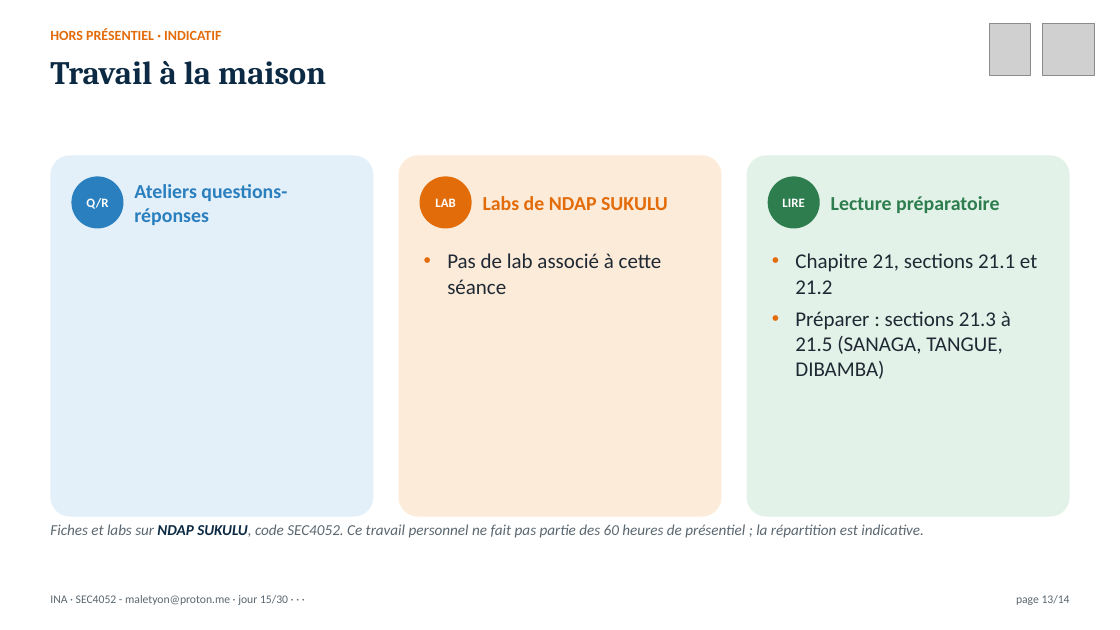
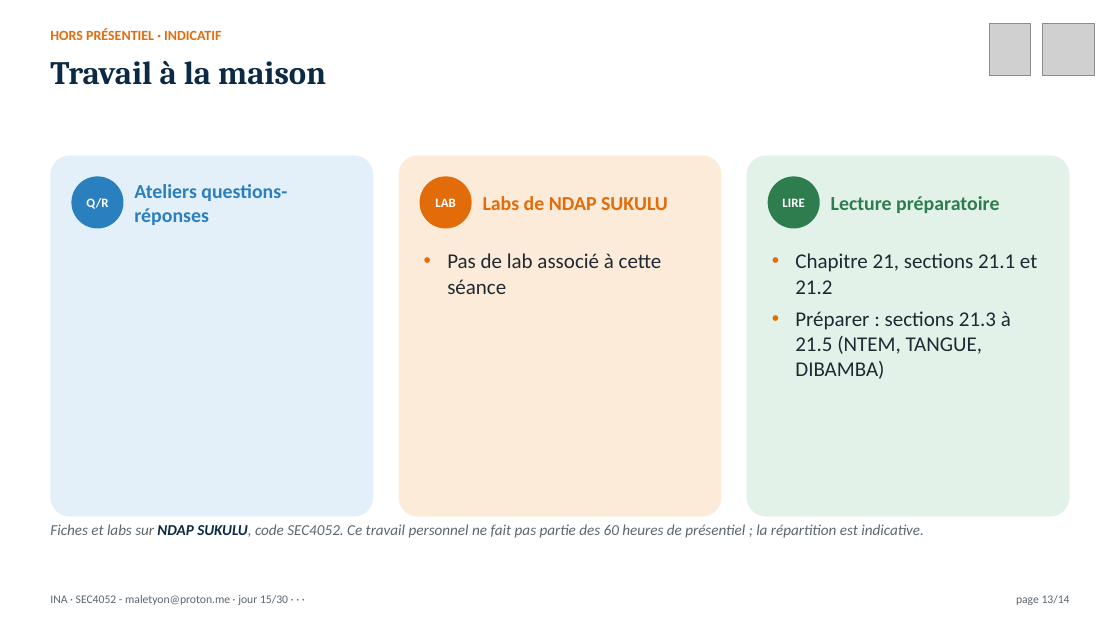
Before and after one commit to MaletYon/cours-ina, a slide deck: slide 13 of Présentation/INA_J15.pptx. Drawn at 1120x630 pixels with LibreOffice and Linux fonts; fonts in the diff are those of the drawing; grey boxes stand for pictures. Boxes give left, top, right and bottom in pixels: in the first picture for what was removed or moved away, otherwise in the second. Text is boxed around its words. In the diff, an @@ line names an element or a change of style, - is before the commit and + after.

```diff
--- a/Présentation/INA_J15.pptx
+++ b/Présentation/INA_J15.pptx
@@ text at [795, 311, 1011, 379]: text changed @@
-• Préparer : sections 21.3 à 21.5 (SANAGA, TANGUE, DIBAMBA)
+• Préparer : sections 21.3 à 21.5 (NTEM, TANGUE, DIBAMBA)
```
Also in this commit, not shown: 1 other slide changed, 35 other files.
